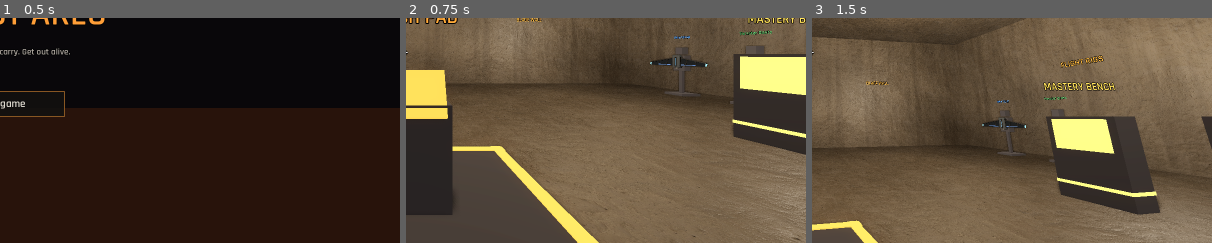
Above: before the commit, frames 1-3 (left to right).
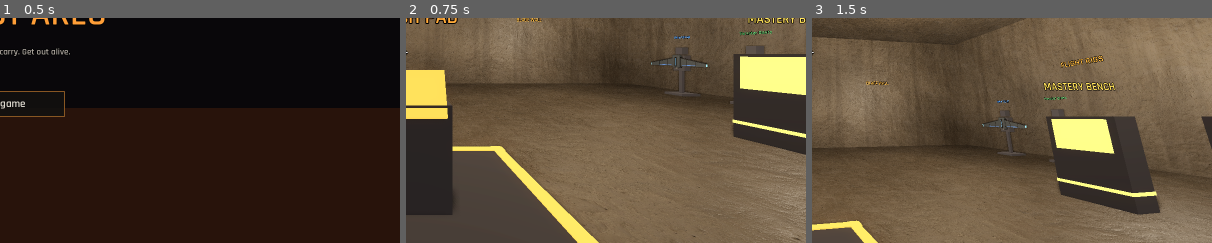
Above: after the commit, the same moments.

Repository: czinabu/projectares
Game: Godot game, scene res://scenes/start.tscn
Same seed, same stepped clock (60 frames per second), same inputs: the game is played once before the commit and once after it.
Inputs (mouse positions are % of the whole screen's width and height, from its top left):
- Up to frame 1 (0.5 s): no input
- Up to frame 2 (0.75 s): click "Start game" at 0.5 s
- Up to frame 3 (1.5 s): tap E (interact) at 1.25 s; move the mouse to (55, 50) at 1.27 s; hold W (move_forward) from 1.28 s (still down); hold P (phone) from 1.28 s (still down); tap F (heavy) at 1.35 s; click (55, 50) at 1.42 s
The pictures show only the part of the screen within x 50-100%, y 42-92%; the shares and areas given below are measured in that part.

Frame 1 is identical in both runs. In frame 2, 0.3% of the frame differs, in the area x 61-76%, y 17-22%; in frame 3, 0.2%.

Commit message:
Fly flat while gliding, and give the jetpack an armored tech look
Gliding now lays the body out head first: the skin tips forward about the
actor's middle, the arms trail back along the sides, the legs straighten
with toes pointed, and the head tips up to look ahead. The human rig's
feet are IK handles under the root, so they are carried to the end of the
straightened shins. The glide wings now lie in the plane of the back, so
they are level with the body in flight; they still slide out of the pack.

The jetpack is redesigned: a faceted armored core with a recessed screen
bay (still the HeatDisplay spot), vents and a sensor mast, and a cowled,
faceted thruster pod either side with lit strips. The Mk2 is gunmetal
with swept stabilizers. Slab parts are now wound both ways so they show
however they are turned.

Co-Authored-By: Claude Opus 5.5 <noreply@anthropic.com>
Claude-Session: https://claude.ai/code/session_01GXE5t3fATNEFhihCiXcG9C

Diff:
--- a/core/visual/actor_skin.gd
+++ b/core/visual/actor_skin.gd
@@ -20,6 +20,20 @@
 var wing_speed := 3.5
 ## How long nozzles burn after an air jump, in seconds.
 var burst_burn := 0.3
+## Gliding, the body lies out flat, head first: how far it tips forward
+## (radians), the height it tips about, and how fast it goes in and out of
+## the pose (full changes per second). Arms trail back along the sides,
+## a little out and up like a diver's, and the legs stay straight together.
+## Directions are in the actor's frame before the tip: x right, y up, z back.
+var glide_pitch := 1.4
+var glide_pivot := 1.0
+var glide_blend := 3.0
+var glide_arm := Vector3(0.45, -1.0, 0.25)
+var glide_leg := Vector3(0.06, -1.0, -0.06)
+## How far the head tips back to look ahead while flying flat, and how far
+## the feet point, in radians.
+var glide_look := 1.0
+var glide_toes := 1.0
 
 var look: Node
 var actor: Actor
@@ -42,6 +56,12 @@
 var _flames: Array[Node3D] = []
 var _burst_left := 0.0
 var _spread := 0.0
+## 0 standing, 1 flying flat.
+var _glide := 0.0
+## Bones the glide pose moves: [from, to] pairs to aim, per side.
+var _glide_arms: Array = []
+var _glide_legs: Array = []
+var _glide_neck := -1
 var _attack_left := 0.0
 ## Makes the model hold its weapon, or null for skins without the bones.
 var arm: Node
@@ -89,6 +109,8 @@
 		arm.look = look
 		add_child(arm)
 		arm.setup(def, _player.get_animation(_anims["idle_melee"]) if _player and _anims.has("idle_melee") else null)
+	if skeleton:
+		_setup_glide_pose(skeleton, def)
 
 	# The greybox capsule stays as the actor's body node, but draws nothing.
 	if actor.body_mesh:
@@ -139,6 +161,7 @@
 		if _flash_left <= 0.0:
 			_set_flash(0.0)
 	_update_rig(delta)
+	_update_glide(delta)
 	var weapon := actor.get_active_weapon()
 	var melee := weapon as MeleeWeapon
 	if locomotion == null:
@@ -160,9 +183,9 @@
 	var armed := weapon != null and melee == null and _anims.has("move_gun")
 	# Read from velocity alone, so a remote player, whose velocity comes with
 	# each state from the server, moves its legs the same as a local one.
-	var gait: Dictionary = {} if actor.vehicle != null else \
+	var gait: Dictionary = {} if actor.vehicle != null or _glide > 0.0 else \
 			locomotion.choose(locomotion.velocity, armed, _current, _current_sign)
-	if actor.vehicle != null:
+	if actor.vehicle != null or _glide > 0.0:
 		_play("idle")
 	elif not gait.is_empty():
 		_play(gait["key"], gait["speed"])
@@ -262,6 +285,117 @@
 			RigModel.set_wing_spread(_rig_back, _spread)
 
 
+## Tips the whole model forward about the actor's middle while gliding. The
+## arms and legs are posed by `_pose_glide`, last in the skeleton's order.
+func _update_glide(delta: float) -> void:
+	var want := 1.0 if actor.flight.is_gliding and not actor.is_dead and actor.vehicle == null else 0.0
+	_glide = move_toward(_glide, want, glide_blend * delta)
+	var tip := Basis(Vector3.RIGHT, -glide_pitch * smoothstep(0.0, 1.0, _glide))
+	var pivot := Vector3(0, glide_pivot, 0)
+	transform = Transform3D(tip * Basis(Vector3.UP, PI), pivot - tip * pivot)
+
+
+func _setup_glide_pose(skeleton: Skeleton3D, def: Dictionary) -> void:
+	var arm_bones := {"L": ["UpperArm.L", "LowerArm.L", "Wrist.L"], "R": ["UpperArm.R", "LowerArm.R", "Wrist.R"]}
+	for side: String in ["L", "R"]:
+		var chain: Array = def.get("off_arm" if side == "L" else "arm", arm_bones[side])
+		_glide_arms.append(_bone_chain(skeleton, chain, -1.0 if side == "L" else 1.0))
+	var feet: Array = def.get("feet", [])
+	for i in feet.size():
+		var foot := String(feet[i])
+		var suffix := foot.get_slice(".", 1)
+		_glide_legs.append(_bone_chain(skeleton, ["UpperLeg." + suffix, "LowerLeg." + suffix, foot], -1.0 if i == 0 else 1.0))
+	_glide_neck = skeleton.find_bone(def.get("neck", ""))
+	var hook := WeaponArm.Hook.new()
+	hook.name = "GlidePose"
+	hook.run = _pose_glide
+	skeleton.add_child(hook)
+
+
+## [bones..., side] for a limb, or [] if the skeleton lacks any of them.
+func _bone_chain(skeleton: Skeleton3D, names: Array, side: float) -> Array:
+	var out := []
+	for bone_name: String in names:
+		var bone := skeleton.find_bone(bone_name)
+		if bone < 0:
+			return []
+		out.append(bone)
+	out.append(side)
+	return out
+
+
+## Straightens the limbs into the flying pose, blended by how far into it
+## the body is. Runs after the animation, the legs and the weapon arm.
+func _pose_glide() -> void:
+	if _glide <= 0.0 or _skeleton == null:
+		return
+	var w := smoothstep(0.0, 1.0, _glide)
+
+	# From the body's own frame (before the tip) to the skeleton's.
+	# The skin faces the model's way, turned half round from the actor.
+	var to_skeleton := _skeleton.basis.orthonormalized().inverse() * _model_basis_inverse() * Basis(Vector3.UP, PI)
+	var right := (to_skeleton * Vector3.RIGHT).normalized()
+	for limb: Array in _glide_arms:
+		if limb.is_empty():
+			continue
+		var wanted := to_skeleton * Vector3(glide_arm.x * limb[3], glide_arm.y, glide_arm.z)
+		_aim_bone(limb[0], limb[1], wanted, w)
+		_aim_bone(limb[1], limb[2], wanted, w)
+	for limb: Array in _glide_legs:
+		if not limb.is_empty():
+			_pose_leg(limb, to_skeleton * Vector3(glide_leg.x * limb[3], glide_leg.y, glide_leg.z), right, w)
+	if _glide_neck >= 0:
+		var pose := _skeleton.get_bone_global_pose(_glide_neck)
+		pose.basis = Basis((to_skeleton * Vector3.RIGHT).normalized(), glide_look * w) * pose.basis
+		_skeleton.set_bone_global_pose(_glide_neck, pose)
+
+
+## Straightens a leg along `dir`. The human rig's foot is an IK handle under
+## the root, not a child of the shin, so it is carried to the end of the
+## straightened shin by hand, turned with it and pointed.
+func _pose_leg(limb: Array, dir: Vector3, right: Vector3, w: float) -> void:
+	var shin := _skeleton.get_bone_global_pose(limb[1])
+	var foot := _skeleton.get_bone_global_pose(limb[2])
+	var reach := foot.origin - shin.origin
+	# The shin's line to the foot, held in the shin's own frame.
+	var along := shin.basis.inverse() * reach
+	_aim_bone(limb[0], limb[1], dir, w)
+	shin = _skeleton.get_bone_global_pose(limb[1])
+	var now := shin.basis * along
+	if now.length_squared() < 0.000001:
+		return
+	var turn := Quaternion.IDENTITY.slerp(Quaternion(now.normalized(), dir.normalized()), w)
+	shin.basis = Basis(turn) * shin.basis
+	_skeleton.set_bone_global_pose(limb[1], shin)
+	# Turn the foot as the shin turned in all, then point the toes.
+	var whole := Quaternion(reach.normalized(), (Basis(turn) * now).normalized())
+	foot.origin = shin.origin + Basis(turn) * now
+	foot.basis = Basis(right, glide_toes * w) * Basis(whole) * foot.basis
+	_skeleton.set_bone_global_pose(limb[2], foot)
+
+
+## From this skin's space to the skeleton's parent, turns only.
+func _model_basis_inverse() -> Basis:
+	var up := _skeleton.get_parent()
+	var basis := Basis.IDENTITY
+	while up != null and up != self:
+		if up is Node3D:
+			basis = (up as Node3D).basis.orthonormalized() * basis
+		up = up.get_parent()
+	return basis.inverse()
+
+
+## Turns `bone` (in the skeleton's space) so its child lies along `dir`.
+func _aim_bone(bone: int, child: int, dir: Vector3, weight: float) -> void:
+	var pose := _skeleton.get_bone_global_pose(bone)
+	var now := _skeleton.get_bone_global_pose(child).origin - pose.origin
+	if now.length_squared() < 0.000001:
+		return
+	var turn := Quaternion(now.normalized(), dir.normalized())
+	pose.basis = Basis(Quaternion.IDENTITY.slerp(turn, weight)) * pose.basis
+	_skeleton.set_bone_global_pose(bone, pose)
+
+
 func _on_burst() -> void:
 	_burst_left = burst_burn
 
--- a/core/visual/rig_model.gd
+++ b/core/visual/rig_model.gd
@@ -4,10 +4,11 @@
 ## weathers them when the art layer is on.
 ##
 ## The item's stats pick the shape, as they pick how it flies (`FlightRig`):
-##   jetpack - a back pack with twin tanks and a nozzle under each.
+##   jetpack - an armored back pack: a faceted core with a screen bay, and a
+##             cowled thruster pod either side with a nozzle under each.
 ##   boots   - a cuff and a heel thruster on each foot.
 ##   wings   - a slim back pack with two wings that retract into it, and
-##             slide out of slots in its sides and swing flat to glide.
+##             slide out of slots in its sides to glide.
 ##
 ## Every model is built for a wearer facing -Z, the Actor's forward, so the
 ## back is +Z. Back models put their origin on the spine at chest height;
@@ -69,7 +70,7 @@
 
 
 ## Poses a wing pack: 0 retracted into the pack, 1 spread to glide. On the
-## way out each wing slides out of its slot on edge, then swings flat.
+## way out each wing slides out of its slot, then its tip lifts.
 static func set_wing_spread(back: Node3D, amount: float) -> void:
 	if back == null:
 		return
@@ -102,63 +103,76 @@
 func _jetpack(id: String) -> Node3D:
 	var root := Node3D.new()
 	root.name = "Jetpack"
-	# Stronger packs are bigger, painted and finned.
+	# Stronger packs are bigger, darker and carry stabilizer fins.
 	var heavy: bool = ItemDB.item_rarity(id) >= ItemDB.Rarity.RARE
-	var paint := Color(0.5, 0.2, 0.12) if heavy else Color(0.36, 0.38, 0.3)
-	var accent: Color = ItemDB.RARITY_COLORS[ItemDB.item_rarity(id)] if heavy else EMBER
-	var r := 0.085 if heavy else 0.072
-	var tank_h := 0.44 if heavy else 0.4
-	var tank_x := 0.115
-	var tank_z := 0.035 + r + 0.01
+	var armor := Color(0.27, 0.29, 0.33) if heavy else Color(0.33, 0.35, 0.31)
+	var trim := Color(0.12, 0.12, 0.13)
+	var glow := Color(0.35, 0.8, 1.0) if heavy else Color(0.4, 1.0, 0.75)
+	var pod_r := 0.058 if heavy else 0.05
+	var pod_h := 0.36 if heavy else 0.32
+	var pod_x := 0.175 if heavy else 0.165
+	var pod_z := 0.075
 
 	_harness(root, 0.3, 0.44)
-	# The core between the tanks. Its back face is left bare for a heat readout.
-	var core_z := 0.07
-	var core_d := 0.1
-	root.add_child(_box(Vector3(0.1, 0.36, core_d), Vector3(0, -0.04, core_z), _mat(DARK)))
+	# The armored core: a faceted shell with a raised plate on its back.
+	var shell := _slab(PackedVector2Array([Vector2(-0.12, 0.21), Vector2(0.12, 0.21), Vector2(0.155, 0.15),
+			Vector2(0.155, -0.17), Vector2(0.09, -0.25), Vector2(-0.09, -0.25), Vector2(-0.155, -0.17),
+			Vector2(-0.155, 0.15)]), 0.09, _mat(trim))
+	shell.position = Vector3(0, -0.03, 0.08)
+	root.add_child(shell)
+	var plate := _slab(PackedVector2Array([Vector2(-0.1, 0.19), Vector2(0.1, 0.19), Vector2(0.135, 0.13),
+			Vector2(0.135, -0.15), Vector2(0.075, -0.22), Vector2(-0.075, -0.22), Vector2(-0.135, -0.15),
+			Vector2(-0.135, 0.13)]), 0.02, _mat(armor))
+	plate.position = Vector3(0, -0.03, 0.135)
+	root.add_child(plate)
+	# A recessed screen bay in the plate, kept clear for a heat readout.
+	var bay_at := Vector3(0, -0.02, 0.146)
+	root.add_child(_box(Vector3(0.15, 0.17, 0.006), bay_at, _mat(trim)))
 	var display := Marker3D.new()
 	display.name = "HeatDisplay"
-	display.position = Vector3(0, 0.0, core_z + core_d * 0.5 + 0.002)
-	display.set_meta("size", Vector2(0.09, 0.2))
+	display.position = bay_at + Vector3(0, 0, 0.004)
+	display.set_meta("size", Vector2(0.13, 0.15))
 	root.add_child(display)
-	# Intake slats above the readout spot.
-	for i in 3:
-		root.add_child(_box(Vector3(0.11, 0.012, 0.02), Vector3(0, 0.15 - i * 0.022, core_z + core_d * 0.5), _mat(STEEL)))
-
-	for x: float in [-tank_x, tank_x]:
-		var tank := _cylinder(r, r, tank_h, Vector3(x, -0.03, tank_z), _mat(paint))
-		root.add_child(tank)
-		var cap := SphereMesh.new()
-		cap.radius = r
-		cap.height = r * 1.2
-		cap.material = _mat(paint)
-		var dome := MeshInstance3D.new()
-		dome.mesh = cap
-		dome.position = Vector3(x, -0.03 + tank_h * 0.5, tank_z)
-		root.add_child(dome)
-		# Bands, a valve on top and a lit stripe.
-		for y: float in [tank_h * 0.32, -tank_h * 0.28]:
-			root.add_child(_cylinder(r + 0.008, r + 0.008, 0.022, Vector3(x, -0.03 + y, tank_z), _mat(DARK)))
-		root.add_child(_cylinder(0.014, 0.014, 0.06, Vector3(x, -0.03 + tank_h * 0.5 + r * 0.5, tank_z), _mat(STEEL)))
-		root.add_child(_box(Vector3(0.01, tank_h * 0.4, 0.012), Vector3(x + signf(x) * (r - 0.002), 0.02, tank_z), _mat(accent, 1.2)))
-		# The nozzle: a bell with a glowing throat.
-		var bottom := -0.03 - tank_h * 0.5
-		root.add_child(_cylinder(r * 0.55, r * 0.65, 0.05, Vector3(x, bottom - 0.02, tank_z), _mat(DARK)))
-		root.add_child(_cylinder(r * 0.5, r * 0.85, 0.09, Vector3(x, bottom - 0.085, tank_z), _mat(STEEL)))
-		root.add_child(_cylinder(r * 0.6, r * 0.6, 0.006, Vector3(x, bottom - 0.128, tank_z), _mat(EMBER, 0.8)))
+	# Vents across the top and a lit seam under the bay.
+	for i in 4:
+		root.add_child(_box(Vector3(0.012, 0.03, 0.03), Vector3(-0.045 + i * 0.03, 0.15, 0.142), _mat(trim)))
+	root.add_child(_box(Vector3(0.11, 0.008, 0.008), Vector3(0, -0.13, 0.147), _mat(glow, 2.0)))
+	# A short sensor mast on one shoulder.
+	root.add_child(_box(Vector3(0.018, 0.12, 0.018), Vector3(-0.1, 0.24, 0.1), _mat(trim)))
+	root.add_child(_box(Vector3(0.012, 0.012, 0.012), Vector3(-0.1, 0.305, 0.1), _mat(glow, 2.5)))
+
+	for side: float in [-1.0, 1.0]:
+		var x := side * pod_x
+		# The thruster pod, faceted, with a lit strip down its outside.
+		root.add_child(_cylinder(pod_r, pod_r, pod_h, Vector3(x, -0.04, pod_z), _mat(armor), Vector3.ZERO, 8))
+		root.add_child(_cylinder(pod_r * 0.8, pod_r, 0.04, Vector3(x, -0.04 + pod_h * 0.5 + 0.02, pod_z), _mat(trim), Vector3.ZERO, 8))
+		for y: float in [pod_h * 0.3, -pod_h * 0.3]:
+			root.add_child(_cylinder(pod_r + 0.006, pod_r + 0.006, 0.018, Vector3(x, -0.04 + y, pod_z), _mat(trim), Vector3.ZERO, 8))
+		root.add_child(_box(Vector3(0.008, pod_h * 0.35, 0.01), Vector3(x + side * (pod_r + 0.002), -0.04, pod_z), _mat(glow, 2.0)))
+		# An armor cowl over the pod's outer face.
+		var cowl := _slab(PackedVector2Array([Vector2(-0.05, 0.16), Vector2(0.03, 0.18), Vector2(0.06, 0.1),
+				Vector2(0.06, -0.12), Vector2(0.0, -0.18), Vector2(-0.05, -0.14)]), 0.014, _mat(armor))
+		cowl.basis = Basis(Vector3(0, 0, 1), Vector3(0, 1, 0), Vector3(-1, 0, 0))
+		cowl.position = Vector3(x + side * (pod_r + 0.012), -0.02, pod_z)
+		root.add_child(cowl)
+		# The nozzle: a faceted bell with a glowing throat.
+		var bottom := -0.04 - pod_h * 0.5
+		root.add_child(_cylinder(pod_r * 0.7, pod_r * 0.8, 0.03, Vector3(x, bottom - 0.015, pod_z), _mat(trim), Vector3.ZERO, 8))
+		root.add_child(_cylinder(pod_r * 0.62, pod_r * 0.95, 0.07, Vector3(x, bottom - 0.065, pod_z), _mat(STEEL), Vector3.ZERO, 8))
+		root.add_child(_cylinder(pod_r * 0.7, pod_r * 0.7, 0.006, Vector3(x, bottom - 0.098, pod_z), _mat(glow, 1.5), Vector3.ZERO, 8))
 		var nozzle := Marker3D.new()
-		nozzle.name = "Nozzle" + ("L" if x < 0.0 else "R")
-		nozzle.position = Vector3(x, bottom - 0.13, tank_z)
-		nozzle.set_meta("flame", Vector2(r * 0.85, 0.7 if heavy else 0.55))
+		nozzle.name = "Nozzle" + ("L" if side < 0.0 else "R")
+		nozzle.position = Vector3(x, bottom - 0.1, pod_z)
+		nozzle.set_meta("flame", Vector2(pod_r * 0.85, 0.7 if heavy else 0.55))
 		root.add_child(nozzle)
 		if heavy:
-			# A swept fin on the outside of each tank.
-			var side := signf(x)
-			var fin := _slab(PackedVector2Array([Vector2(0, 0.12), Vector2(0.09, -0.06), Vector2(0.09, -0.2), Vector2(0, -0.14)]),
-					0.014, _mat(paint))
-			fin.position = Vector3(x + side * r, -0.06, tank_z)
+			# A swept stabilizer off each cowl.
+			var fin := _slab(PackedVector2Array([Vector2(0, 0.06), Vector2(0.1, -0.04), Vector2(0.11, -0.12), Vector2(0, -0.08)]),
+					0.012, _mat(armor))
 			fin.basis = Basis(Vector3(side, 0, 0), Vector3(0, 1, 0), Vector3(0, 0, side))
+			fin.position = Vector3(x + side * (pod_r + 0.02), -0.1, pod_z + 0.02)
 			root.add_child(fin)
+			root.add_child(_box(Vector3(0.006, 0.05, 0.006), Vector3(x + side * (pod_r + 0.11), -0.18, pod_z + 0.03), _mat(glow, 2.0)))
 	return root
 
 
@@ -201,10 +215,12 @@
 		var hinge := Node3D.new()
 		hinge.name = "WingL" if side < 0.0 else "WingR"
 		hinge.position = Vector3(side * 0.03, -0.06, 0.075)
-		# Spread: flat, out to the side, a little dihedral. Stowed: on edge,
-		# leading edge up, inside the shell.
-		var spread := Quaternion(Vector3(0, 0, 1), side * 0.1)
+		# The wings lie in the plane of the back, leading edge toward the head,
+		# so they are level when the wearer flies flat (see `ActorSkin`).
+		# Stowed: inside the shell. Spread: slid out, tips swept a little up
+		# off the back.
 		var stowed := Quaternion(Vector3(1, 0, 0), PI / 2.0)
+		var spread := Quaternion(Vector3(0, 1, 0), -side * 0.12) * stowed
 		hinge.set_meta("spread", spread)
 		hinge.set_meta("stowed", stowed)
 		hinge.set_meta("stowed_span", wing_stowed_span)
@@ -306,12 +322,12 @@
 
 
 ## A cylinder standing on Y, turned by `rot` (Euler).
-func _cylinder(top: float, bottom: float, height: float, at: Vector3, mat: Material, rot := Vector3.ZERO) -> MeshInstance3D:
+func _cylinder(top: float, bottom: float, height: float, at: Vector3, mat: Material, rot := Vector3.ZERO, sides := 16) -> MeshInstance3D:
 	var mesh := CylinderMesh.new()
 	mesh.top_radius = top
 	mesh.bottom_radius = bottom
 	mesh.height = height
-	mesh.radial_segments = 16
+	mesh.radial_segments = sides
 	mesh.rings = 1
 	mesh.material = mat
 	var part := MeshInstance3D.new()
@@ -328,13 +344,13 @@
 	st.begin(Mesh.PRIMITIVE_TRIANGLES)
 	var half := thickness * 0.5
 	var tris := Geometry2D.triangulate_polygon(outline)
-	# Make the outline counter-clockwise so the faces point the right way.
+	# Every face is wound both ways, so the plate shows whichever way a
+	# caller turns or mirrors it; the extra copies sit inside and are never seen.
 	var ccw := not Geometry2D.is_polygon_clockwise(outline)
 	for face: float in [1.0, -1.0]:
 		st.set_normal(Vector3(0, 0, face))
 		for i in range(0, tris.size(), 3):
-			var order := [0, 1, 2] if (face > 0.0) == ccw else [0, 2, 1]
-			for k: int in order:
+			for k: int in [0, 1, 2, 0, 2, 1]:
 				var p := outline[tris[i + k]]
 				st.add_vertex(Vector3(p.x, p.y, half * face))
 	var n := outline.size()
@@ -348,12 +364,8 @@
 		var a1 := Vector3(a.x, a.y, half)
 		var b0 := Vector3(b.x, b.y, -half)
 		var b1 := Vector3(b.x, b.y, half)
-		if ccw:
-			for v: Vector3 in [a0, b0, b1, a0, b1, a1]:
-				st.add_vertex(v)
-		else:
-			for v: Vector3 in [a0, b1, b0, a0, a1, b1]:
-				st.add_vertex(v)
+		for v: Vector3 in [a0, b1, b0, a0, a1, b1, a0, b0, b1, a0, b1, a1]:
+			st.add_vertex(v)
 	var mesh := st.commit()
 	mesh.surface_set_material(0, mat)
 	var part := MeshInstance3D.new()
--- a/tests/rig_look_tests.gd
+++ b/tests/rig_look_tests.gd
@@ -62,6 +62,7 @@
 			and (jet.get_parent().get_parent() as BoneAttachment3D).bone_name == "Chest",
 			"the jetpack is strapped to the chest bone, so it moves with the body")
 	if jet:
+		t.check((skin as Node3D).transform.basis.y.y > 0.99, "a jetpack flies upright")
 		var at := p.to_local(jet.global_position)
 		t.check(at.z > 0.0 and at.y > 1.0 and at.y < 1.6 and absf(at.x) < 0.1, "the jetpack sits on the player's back")
 		t.check(jet.global_basis.get_scale().is_equal_approx(Vector3.ONE * jet.global_basis.get_scale().x)
@@ -118,9 +119,14 @@
 		await t.get_tree().create_timer(0.5).timeout
 		var spread_at := p.to_local(wing_tip.global_position)
 		t.check(absf(spread_at.x) > 1.0 and wing_tip.is_visible_in_tree(), "the wings slide out while gliding")
+		var up := (skin as Node3D).transform.basis.y
+		t.check(up.z < -0.9 and up.y < 0.4, "gliding lays the body out flat, head first")
+		t.check(absf(spread_at.y - p.to_local(pack_node.global_position).y) < 0.25,
+				"with the body flat, the wings spread level with it")
 		p.flight.is_gliding = false
 		await t.get_tree().create_timer(0.5).timeout
 		t.check(absf(p.to_local(wing_tip.global_position).x) < 0.2, "the wings retract after gliding")
+		t.check((skin as Node3D).transform.basis.y.y > 0.99, "the body stands up again after gliding")
 
 	# A rig on a home base stand is the same model on a mannequin.
 	var base := HomeBase.new()
